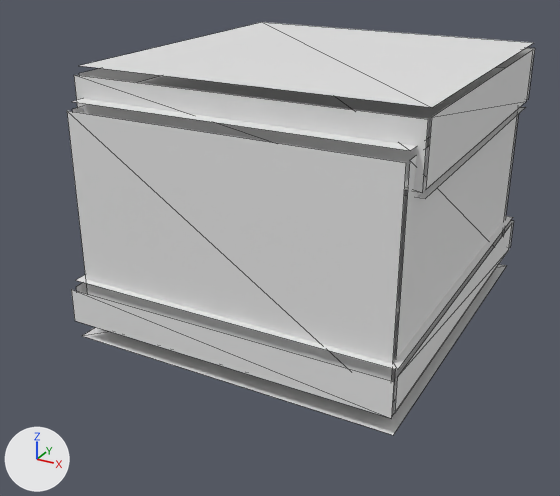
What one commit did to the OBJ model tools/armor_src/models/entity/aurora/boots_leg_l.obj.
Before and after are seen from a camera (50 mm lens) standing at (0.425, -0.632, 0.337) and looking at (0.111, -0.061, 0.052). Arrows for +X, +Y and +Z are at lower left; the lights stay in place. The first picture is the older version. Mesh edges are drawn as thin lines. Where no turn or scale is listed for an object, it has been applied to the vertices.

In view in the first picture: 'boots_leg_l'.
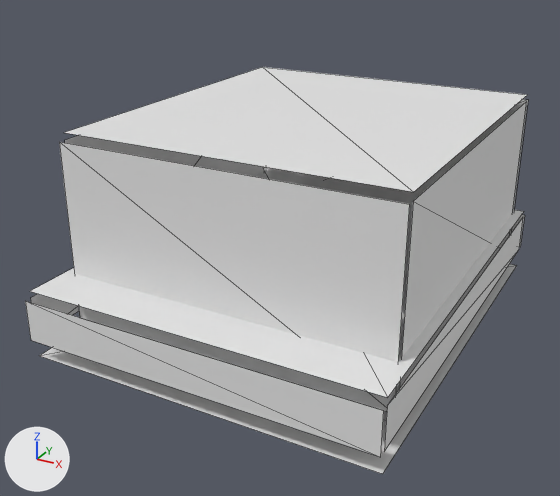
Boxes [x1, y1, x2, y2] around the edits, measured in the pictures (560 x 496 px; the box of a moved part takes in the faces that stretch with it):
'boots_leg_l', reshaped (7% wider)
    before: [67, 22, 535, 435]
    after: [25, 67, 528, 474]
part 1 of me_boots_leg_l, rebuilt
    before: [76, 200, 513, 370]
    after: [30, 167, 524, 397]
part 2 of me_boots_leg_l, rebuilt (13% wider, 23% taller)
    before: [83, 264, 506, 435]
    after: [39, 264, 517, 474]
part 3 of me_boots_leg_l, rebuilt
    before: [404, 107, 526, 199]
    after: [64, 67, 527, 192]
part 4 of me_boots_leg_l, rebuilt
    before: [392, 369, 396, 416]
    after: [383, 382, 400, 420]
part 5 of me_boots_leg_l, rebuilt
    before: [504, 220, 514, 248]
    after: [511, 215, 525, 247]
part 6 of me_boots_leg_l, deleted
    before: [79, 22, 533, 107]
part 7 of me_boots_leg_l, deleted
    before: [72, 67, 505, 151]
part 8 of me_boots_leg_l, deleted
    before: [74, 75, 428, 193]
part 9 of me_boots_leg_l, moved or reshaped
    before: [67, 48, 535, 419]
    after: [25, 99, 528, 457]

What changed in the scene script:
```text
Change me_boots_leg_l:
    used by ob_boots_leg_l; location = (0.0, 0.0, 0.0)
    remove me_boots_leg_l.from_pydata(...)  # 72 vertices, 36 faces; spans x -0.028..0.272, y -0.188..0.162, z -0.019..0.219
    add me_boots_leg_l.from_pydata(...)  # 48 vertices, 24 faces; spans x -0.038..0.281, y -0.231..0.169, z -0.019..0.169
    me_boots_leg_l part 1: the loose piece of 4 vertices spanning x -0.028..0.272, y -0.181..0.156, z 0.037..0.038 is rebuilt with 4 vertices and now spans x -0.038..0.281, y -0.225..0.162, z 0.044
    me_boots_leg_l part 2: the loose piece of 4 vertices spanning x -0.028..0.272, y -0.181..0.156, z -0.019 is rebuilt with 4 vertices and now spans x -0.038..0.281, y -0.225..0.162, z -0.019
    me_boots_leg_l part 3: the loose piece of 4 vertices spanning x -0.028..0.272, y -0.15..0.15, z 0.156 is rebuilt with 4 vertices and now spans x -0.028..0.272, y -0.175..0.15, z 0.169
    me_boots_leg_l part 4: the loose piece of 4 vertices spanning x -0.022..0.266, y -0.169..0.144, z -0.013..-0.012 is rebuilt with 4 vertices and now spans x -0.028..0.272, y -0.175..0.15, z -0.013..-0.012
    me_boots_leg_l part 5: the loose piece of 4 vertices spanning x -0.028..0.272, y 0.162, z 0.0..0.031 is rebuilt with 4 vertices and now spans x -0.038..0.281, y 0.169, z 0.0..0.037
    me_boots_leg_l part 6: the loose piece of 4 vertices spanning x -0.028..0.272, y -0.15..0.15, z 0.219 is deleted
    me_boots_leg_l part 7: the loose piece of 4 vertices spanning x -0.022..0.266, y -0.169..0.144, z 0.194 is deleted
    me_boots_leg_l part 8: the loose piece of 4 vertices spanning x -0.028..0.272, y -0.156, z 0.163..0.213 is deleted
    me_boots_leg_l part 9
    32 vertices are removed from x -0.028..0.272, y -0.188..0.156, z 0.0..0.213
    20 faces are deleted
    20 vertices are added at x -0.038..0.281, y -0.231..0.162, z 0.0..0.163
    14 new faces join them
```
